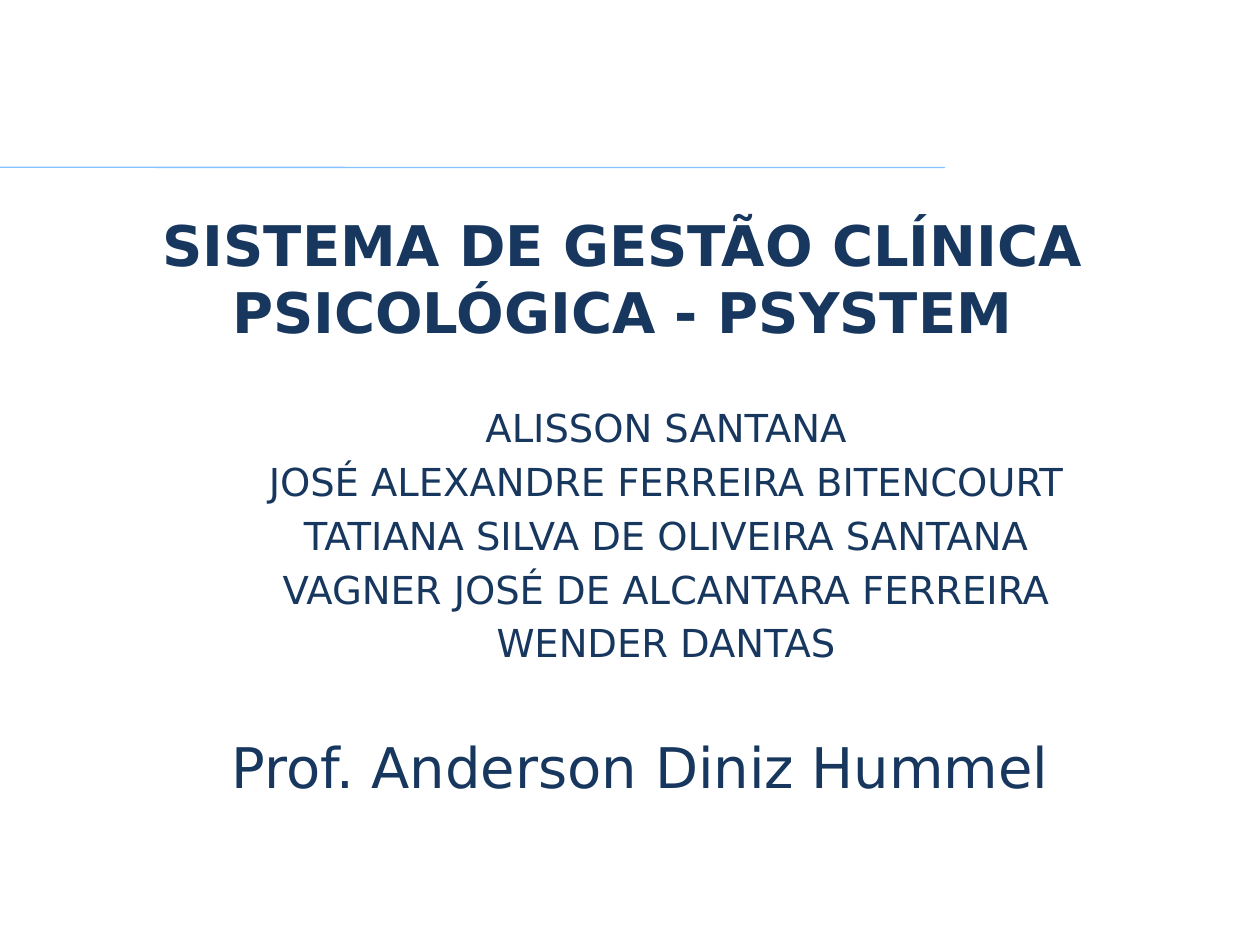
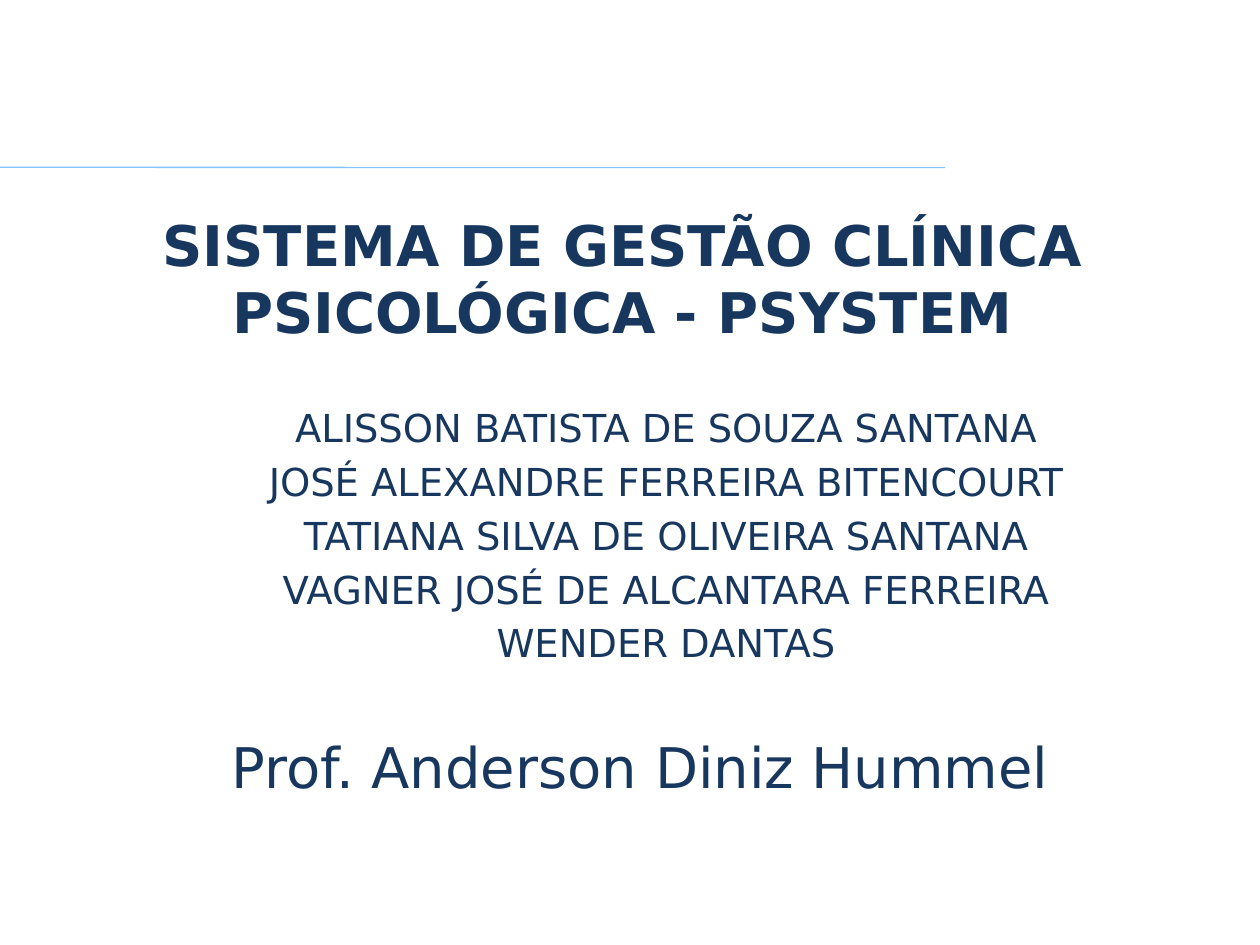
Before and after one commit to VagnerAlcantara/TCC, a slide deck: slide 1 of TCC/4º Encontro/2017-Apresentacao Psystem.pptx. Drawn at 1260x945 pixels with LibreOffice and Linux fonts; fonts in the diff are those of the drawing; background and template pictures are left out. Boxes give left, top, right and bottom in pixels: in the first picture for what was removed or moved away, otherwise in the second. Text is boxed around its words. In the diff, an @@ line names an element or a change of style, - is before the commit and + after.

```diff
--- a/TCC/4º Encontro/2017-Apresentacao Psystem.pptx
+++ b/TCC/4º Encontro/2017-Apresentacao Psystem.pptx
@@ text at box(295, 413, 1037, 443): text changed @@
-ALISSON SANTANA
+ALISSON BATISTA DE SOUZA SANTANA
```
Also in this commit, not shown: 1 slide added, 1 other file.
